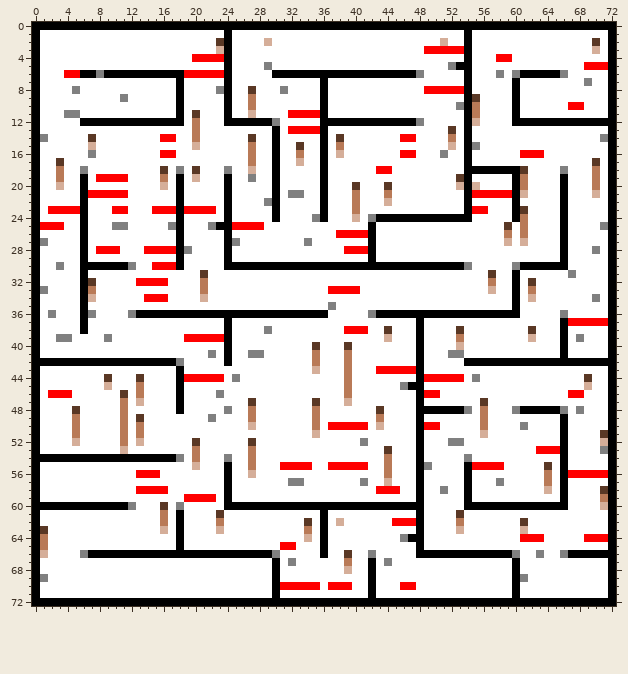
Sprite sheet -- BlockEngine/resources/gridSave.png. Above is the file before it was changed.
The file is 73x73 pixels.
After the commit:
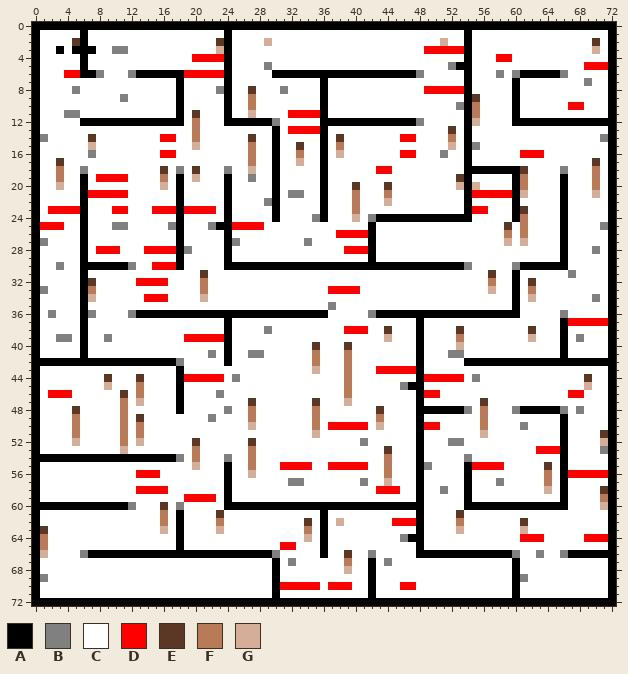
Palette (. is transparent): A #000000  B #808080  C #ffffff  D #ff0000  E #5a3825  F #b97a57  G #d5ae99
Change:
{"y":1,"x":6,"old":"C","new":"A"}
{"y":2,"x":5,"old":"CC","new":"EA"}
{"y":3,"x":3,"old":"C","new":"A"}
{"y":3,"x":5,"old":"CCC","new":"AAA"}
{"y":3,"x":10,"old":"CC","new":"BB"}
{"y":4,"x":6,"old":"C","new":"A"}
{"y":5,"x":6,"old":"C","new":"A"}
{"y":6,"x":9,"old":"AAAA","new":"CCCB"}
{"y":39,"x":6,"old":"C","new":"A"}
{"y":40,"x":6,"old":"C","new":"A"}
{"y":41,"x":6,"old":"C","new":"A"}
{"label":"changed","picture_box":[56,30,136,78]}
{"label":"changed","picture_box":[80,334,88,358]}
